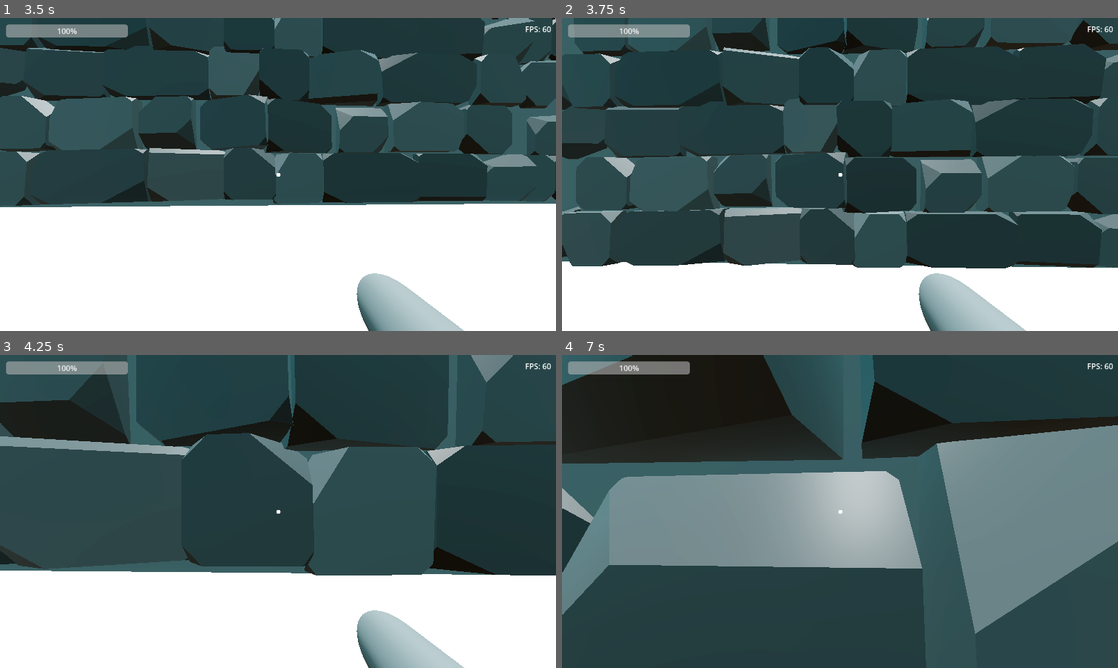
Above: before the commit, frames 1-4 (two rows, left to right).
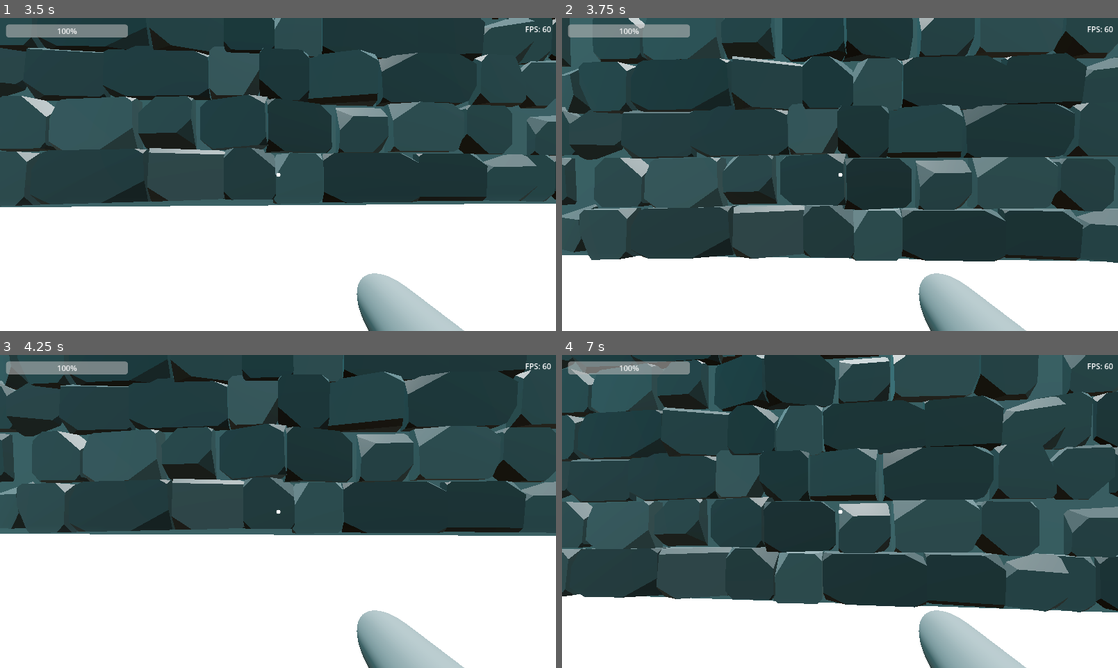
Above: after the commit, the same moments.

Repository: BingleyPro/time-drift
Game: Godot game, scene res://scenes/mainMenu.tscn
Two runs of this game, one before a commit and one after it. Both use one fixed random seed, a clock stepped at 60 frames per second and the inputs below.
Inputs (mouse positions are in pixels of both pictures, inside the frame that each line leads up to):
- Up to frame 1 (3.5 s): click (278, 171) at 0.5 s; tap Enter at 1.25 s; move the mouse to (305, 174) at 1.27 s; hold W (up) from 1.28 s (still down); tap C (crouch) at 1.35 s; click (305, 174) at 1.42 s; tap Space (jump) at 1.52, 2.27 s; move the mouse to (250, 174) at 2.02 s; tap E (interact) at 2.1 s; click (250, 174) at 2.17 s; move the mouse to (289, 168) at 2.77 s; hold Shift (sprint) from 2.78 s (still down); click (289, 168) at 2.92 s
- Up to frame 2 (3.75 s): keep holding W (up); tap Space (jump) at 3.5 s; move the mouse to (834, 180) at 3.52 s; release Shift (sprint) at 3.53 s; tap T (switch_timeline) at 3.6 s; click (834, 180) at 3.67 s
- Up to frame 3 (4.25 s): keep holding W (up); tap Space (jump) at 3.77 s
- Up to frame 4 (7 s): move the mouse to (878, 514) at 4.27 s; hold 3 (switch_to_future) 4.28-5.03 s; click (878, 514) at 4.42 s; tap Space (jump) at 4.52, 5.27, 6.77 s; move the mouse to (795, 508) at 5.02 s; tap 1 (switch_to_past) at 5.1 s; click (795, 508) at 5.17 s; move the mouse to (845, 511) at 5.77 s; hold 2 (switch_to_present) 5.78-6.53 s; click (845, 511) at 5.92 s; move the mouse to (817, 505) at 6.52 s; release W (up) at 6.53 s; hold D (right) from 6.53 s (still down); tap Alt at 6.6 s; click (817, 505) at 6.67 s

Frame 1 is identical in both runs. In frame 2, 15% of the frame differs, in the area x 0-100%, y 0-80%; in frame 3, 27%; in frame 4, 77%, in the area x 0-100%, y 0-100%.
Error after the commit: Invalid call. Nonexistent function 'instance' in base 'PackedScene'. (res://autoload/TimeManager.gd:33)

Commit message:
added visualisation for timelines

Diff:
--- /dev/null
+++ b/autoload/TimeManager.gd
@@ -0,0 +1,80 @@
+extends Node
+
+enum Timeline { PAST, PRESENT, FUTURE }
+
+signal timeline_changed(new_timeline)
+signal timeline_selection_started
+signal timeline_selection_canceled
+signal timeline_selected(selected_timeline)
+
+@export var num_timelines: int = 3
+var _timeline_states = []
+var _timeline_index = 0
+var is_selecting_timeline: bool = false
+var timeline_ui = null
+var current_timeline = Timeline.PRESENT
+
+func _ready():
+	# Generate timeline states
+	for i in range(num_timelines):
+		_timeline_states.append("Timeline " + str(i + 1))
+
+	# Wait one frame for the current scene to be ready
+	await get_tree().process_frame
+
+	# Look in the current scene for TimelineUI
+	if get_tree().current_scene:
+		timeline_ui = get_tree().current_scene.get_node_or_null("TimelineUI")
+		# If not found, instance timeline_ui.tscn and add it
+		if timeline_ui == null:
+			print("TimelineUI not found in scene. Instancing timeline_ui.tscn")
+			var timeline_scene = load("res://scenes/timeline_ui.tscn")
+			if timeline_scene:
+				timeline_ui = timeline_scene.instance()
+				get_tree().current_scene.add_child(timeline_ui)
+			else:
+				push_error("Could not load timeline_ui.tscn")
+
+	if timeline_ui:
+		timeline_ui.setup_timelines(_timeline_states)
+	else:
+		push_error("TimelineUI is not available even after instancing.")
+
+func start_timeline_selection() -> void:
+	is_selecting_timeline = true
+	emit_signal("timeline_selection_started")
+	if timeline_ui:
+		timeline_ui.show_list()  # Show UI when selecting
+	else:
+		push_error("Cannot start selection, TimelineUI is null.")
+	print("Timeline selection started.")
+
+func cancel_timeline_selection() -> void:
+	is_selecting_timeline = false
+	emit_signal("timeline_selection_canceled")
+	if timeline_ui:
+		timeline_ui.hide_list()  # Hide UI when canceling
+	else:
+		push_error("Cannot cancel selection, TimelineUI is null.")
+	print("Timeline selection canceled.")
+
+func next_timeline() -> void:
+	if is_selecting_timeline and timeline_ui:
+		_timeline_index = (_timeline_index + 1) % _timeline_states.size()
+		timeline_ui.update_highlight(_timeline_index)  # Update UI
+		print("Switched to next timeline: ", _timeline_states[_timeline_index])
+
+func previous_timeline() -> void:
+	if is_selecting_timeline and timeline_ui:
+		_timeline_index = (_timeline_index - 1 + _timeline_states.size()) % _timeline_states.size()
+		timeline_ui.update_highlight(_timeline_index)  # Update UI
+		print("Switched to previous timeline: ", _timeline_states[_timeline_index])
+
+func select_current_timeline() -> void:
+	if is_selecting_timeline and timeline_ui:
+		is_selecting_timeline = false
+		timeline_ui.hide_list()
+		current_timeline = _timeline_index  # Update current_timeline
+		emit_signal("timeline_selected", _timeline_states[_timeline_index])
+		emit_signal("timeline_changed", current_timeline)  # Send enum value
+		print("Current timeline selected and changed to: ", _timeline_states[_timeline_index])
--- a/autoload/time_manager.gd
+++ /dev/null
@@ -1,44 +0,0 @@
-extends Node
-
-# All possible timelines
-enum Timeline { PAST, PRESENT, FUTURE }
-
-signal timeline_changed(new_timeline)
-signal timeline_selection_started
-signal timeline_selection_canceled
-signal timeline_selected(selected_timeline)
-
-@export var current_timeline: Timeline = Timeline.PRESENT
-
-# List of timeline states in a cycle
-var _timeline_states = [Timeline.PAST, Timeline.PRESENT, Timeline.FUTURE]
-var _timeline_index = 1 # Start at PRESENT
-
-var is_selecting_timeline: bool = false
-
-func start_timeline_selection() -> void:
-	# Start selecting a timeline
-	is_selecting_timeline = true
-	emit_signal("timeline_selection_started")
-	print("Timeline selection started.")
-
-func cancel_timeline_selection() -> void:
-	# Cancel selecting a timeline
-	is_selecting_timeline = false
-	emit_signal("timeline_selection_canceled")
-	print("Timeline selection canceled.")
-
-func next_timeline() -> void:
-	_timeline_index = (_timeline_index + 1) % _timeline_states.size()
-	print("Switched to next timeline: ", _timeline_states[_timeline_index])
-
-func previous_timeline() -> void:
-	_timeline_index = (_timeline_index - 1 + _timeline_states.size()) % _timeline_states.size()
-	print("Switched to previous timeline: ", _timeline_states[_timeline_index])
-
-func select_current_timeline() -> void:
-	current_timeline = _timeline_states[_timeline_index]
-	is_selecting_timeline = false
-	emit_signal("timeline_selected", current_timeline)
-	emit_signal("timeline_changed", current_timeline)
-	print("Current timeline selected and changed to: ", current_timeline)
--- a/levels/test_scene.tscn
+++ b/levels/test_scene.tscn
@@ -1,7 +1,8 @@
-[gd_scene load_steps=23 format=4 uid="uid://eajra2evi4mo"]
-
-[ext_resource type="Script" path="res://autoload/time_manager.gd" id="1_dxwre"]
+[gd_scene load_steps=24 format=4 uid="uid://eajra2evi4mo"]
+
+[ext_resource type="Script" path="res://autoload/TimeManager.gd" id="1_dxwre"]
 [ext_resource type="PackedScene" uid="uid://brpt71jl5cg2q" path="res://scenes/player.tscn" id="1_s1axy"]
+[ext_resource type="PackedScene" uid="uid://cwm8rllfkbooi" path="res://scenes/timeline_ui.tscn" id="2_euc7v"]
 [ext_resource type="PackedScene" uid="uid://bq864afmgrexa" path="res://scenes/HUD.tscn" id="2_hrxwd"]
 [ext_resource type="PackedScene" uid="uid://dwsw2cnopy04g" path="res://levels/building/wall.tscn" id="4_hh1x5"]
 [ext_resource type="PackedScene" uid="uid://b857alwrt68xy" path="res://levels/building/floor.tscn" id="5_kix0a"]
@@ -1708,3 +1709,5 @@
 
 [node name="MeshInstance3D" type="MeshInstance3D" parent="walls/big wall4/filler"]
 mesh = SubResource("BoxMesh_ei1f4")
+
+[node name="TimelineUI" parent="." instance=ExtResource("2_euc7v")]
--- a/project.godot
+++ b/project.godot
@@ -20,7 +20,7 @@
 
 SettingsHandler="*res://scenes/autoload/SettingsHandler.gd"
 GameManager="*res://scenes/autoload/GameManager.gd"
-TimeManager="*res://autoload/time_manager.gd"
+TimeManager="*res://autoload/TimeManager.gd"
 
 [display]
 
--- /dev/null
+++ b/scenes/timeline_ui.gd
@@ -0,0 +1,30 @@
+extends Control
+
+var timeline_labels = []
+
+func _ready():
+	hide() # Start hidden
+
+func setup_timelines(timelines: Array) -> void:
+	# Clear existing labels
+	for label in timeline_labels:
+		label.queue_free()
+	timeline_labels.clear()
+
+	# Create new labels
+	for i in range(timelines.size()):
+		var label = Label.new()
+		label.text = timelines[i]
+		$VBoxContainer.add_child(label)
+		timeline_labels.append(label)
+
+func show_list() -> void:
+	show()
+
+func hide_list() -> void:
+	hide()
+
+func update_highlight(index: int) -> void:
+	for i in range(timeline_labels.size()):
+		var label = timeline_labels[i]
+		label.modulate = Color.WHITE if i != index else Color.YELLOW
--- /dev/null
+++ b/scenes/timeline_ui.tscn
@@ -0,0 +1,19 @@
+[gd_scene load_steps=2 format=3 uid="uid://cwm8rllfkbooi"]
+
+[ext_resource type="Script" path="res://scenes/timeline_ui.gd" id="1_script"]
+
+[node name="TimelineUI" type="Control"]
+layout_mode = 3
+anchors_preset = 15
+anchor_right = 1.0
+anchor_bottom = 1.0
+grow_horizontal = 2
+grow_vertical = 2
+script = ExtResource("1_script")
+
+[node name="VBoxContainer" type="VBoxContainer" parent="."]
+layout_mode = 0
+offset_left = 857.0
+offset_top = 493.0
+offset_right = 1037.0
+offset_bottom = 573.0
Not shown: 1 places in scenes/PlayerGUI.tscn that only renumber resources
